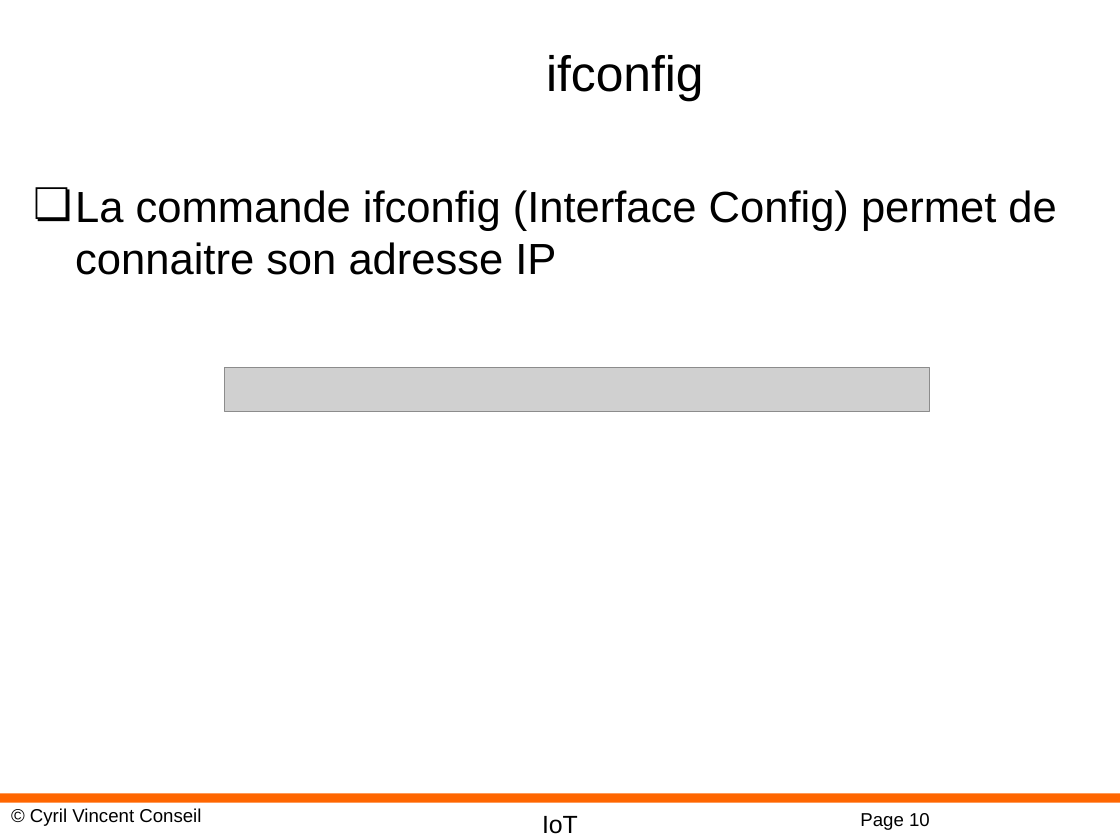
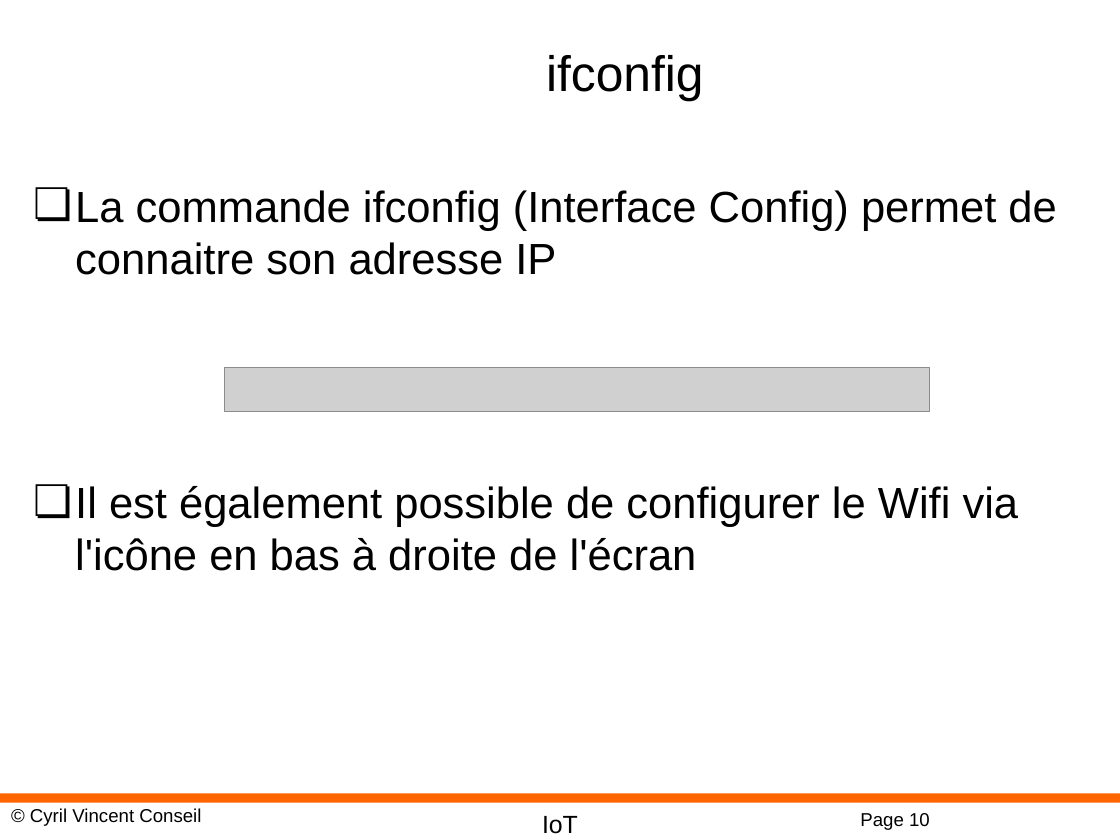
Before and after one commit to cyrilvincent/IoT, a slide deck: slide 10 of ppt/IoT06-Raspbian.pptx. Drawn at 1120x840 pixels with LibreOffice and Linux fonts; fonts in the diff are those of the drawing; grey boxes stand for pictures; background and template pictures are left out. Boxes give left, top, right and bottom in pixels: in the first picture for what was removed or moved away, otherwise in the second. Text is boxed around its words. In the diff, an @@ line names an element or a change of style, - is before the commit and + after.

```diff
--- a/ppt/IoT06-Raspbian.pptx
+++ b/ppt/IoT06-Raspbian.pptx
@@ text at [75,486,1019,571]: paragraph added @@
+❏ Il est également possible de configurer le Wifi via l'icône en bas à droite de l'écran
```
Also in this commit, not shown: 1 other slide changed, 4 slides added, 8 other files.
